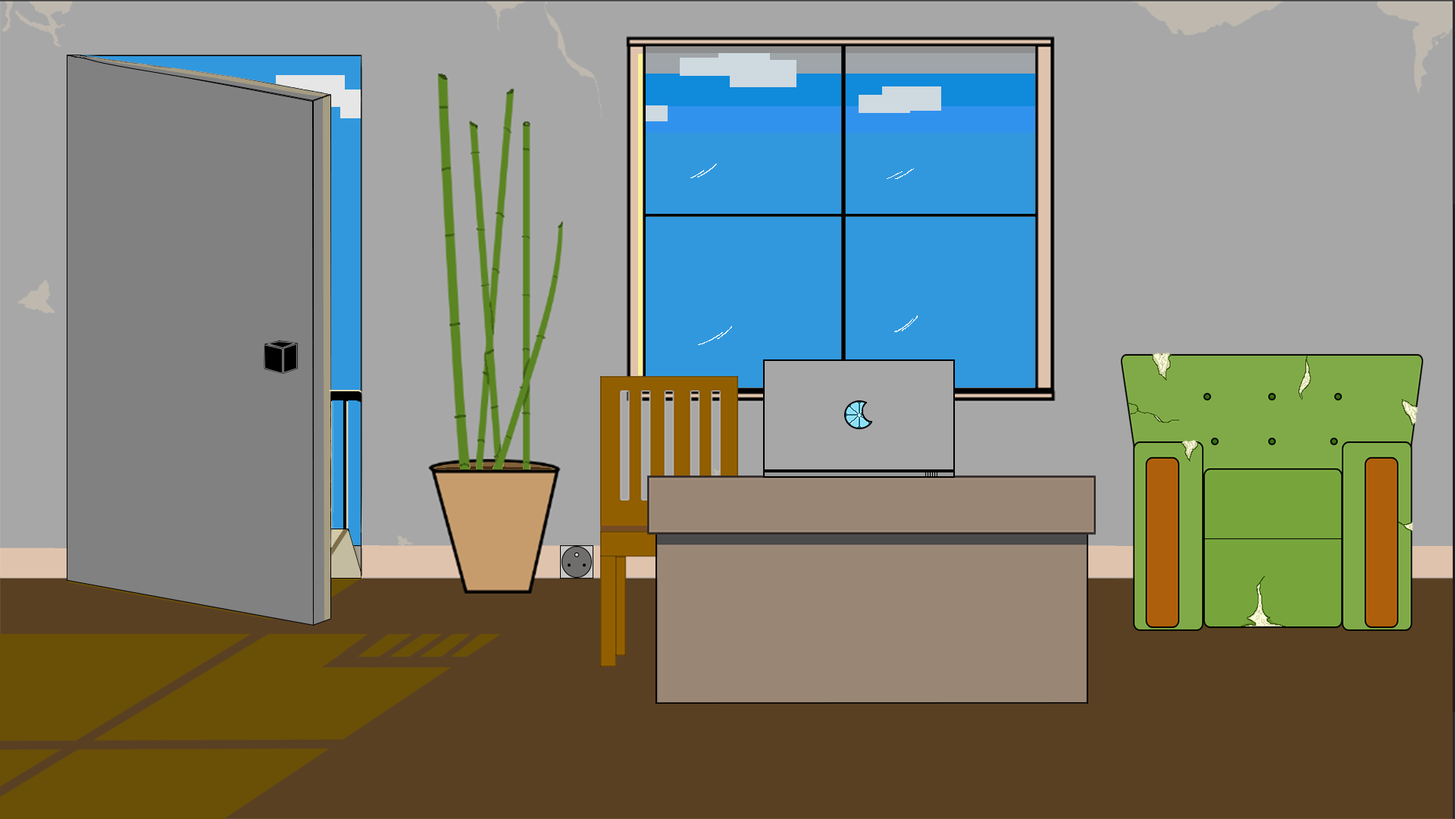
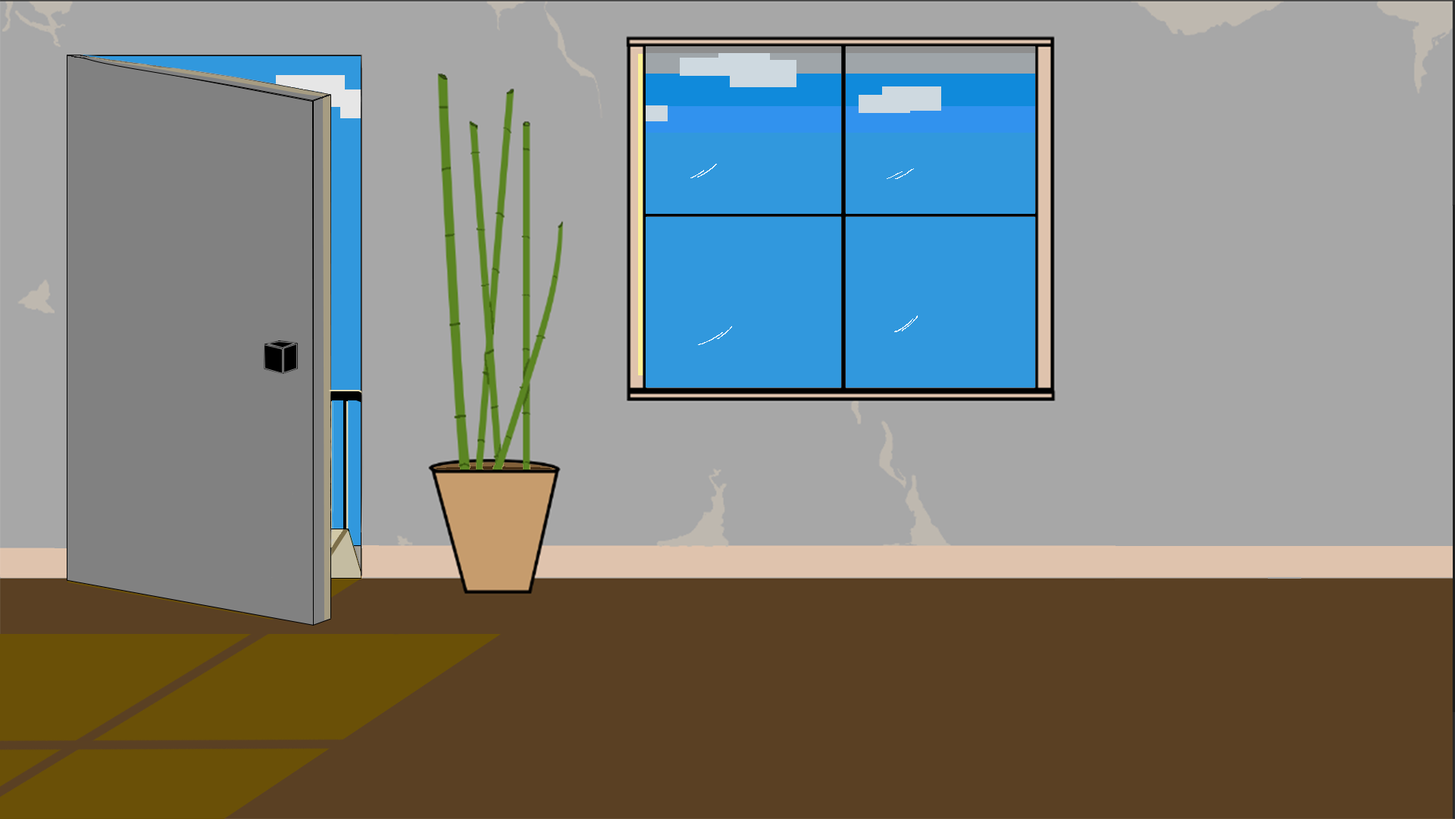
Before/after of a 1455x819 layered artwork. What changed in the layer stack:
hid group "objets" (3 layers) over (x1=321, y1=352, x2=1424, y2=704)
hid "prise électrique copie" over (x1=560, y1=544, x2=594, y2=579)
